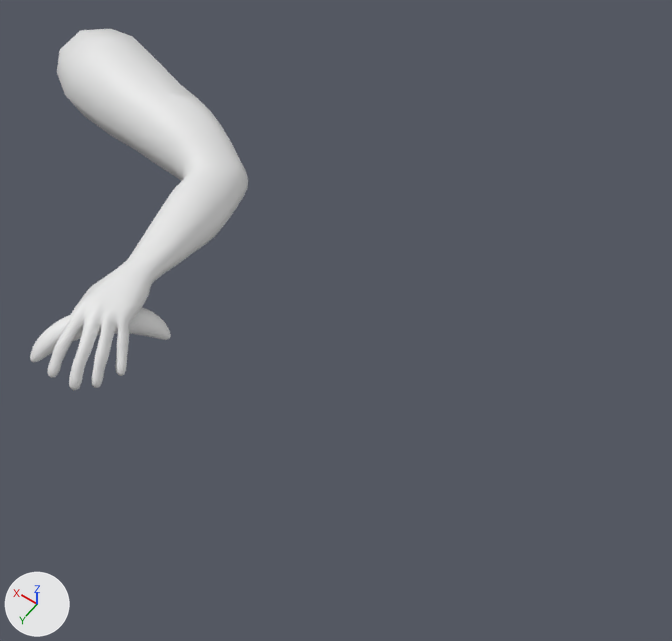
Before and after pictures for a commit that changed the glTF model public/FPS Rig.glb.
Before and after are seen from a camera (50 mm lens) standing at (-27.3, 20.8, 38.7) and looking at (-8.4, -5.6, -2.9). The lights are fixed; the arrows at lower left show +X, +Y and +Z. Where no turn or scale is listed for an object, it has been applied to the vertices.

The first picture shows 'Cube', 'Hand'.
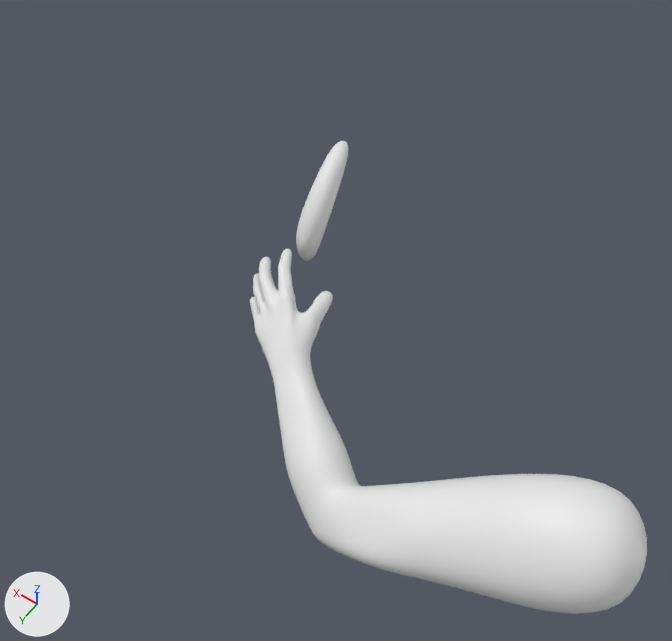
Boxes [x1, y1, x2, y2] around the edits, measured in the pictures (672 x 641 px):
'Arm', added
    after: [250, 249, 647, 614]
'Hand', deleted
    before: [47, 28, 248, 391]
'Cube', moved, turned
    before: [30, 308, 171, 362]
    after: [296, 141, 349, 261]

What the commit changed:
Mesh me_mesh_1 is new.
It has 13730 vertices, 27456 faces and spans x -21.7..4.9, y -5.8..6.5, z -4.1..5.6.
It uses material mat_material.
Object 'Hand' (ob_hand) is deleted.
Object 'Cube' (ob_cube) moves from (0.97, 2.88, -0.55) to (-3.89, -10.19, -0.06).
Object 'Cube' (ob_cube) turns from (166, 3.6, 67) to (146, -31, -71) degrees about x, y and z.
Object 'Arm' (ob_arm) is new; it shows me_mesh_1.
Its location is (-7.02, -2.03, -4.36).
